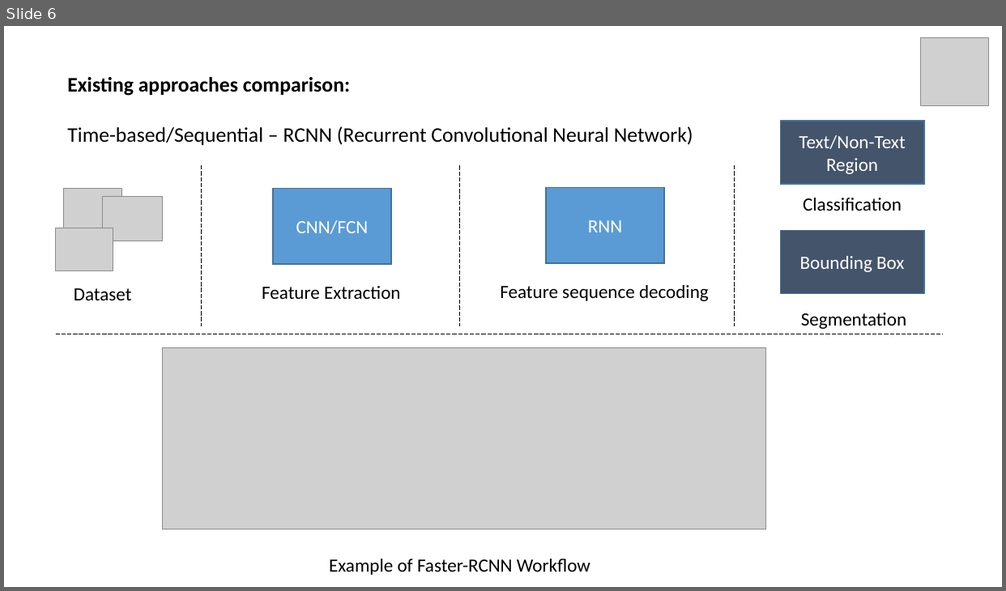
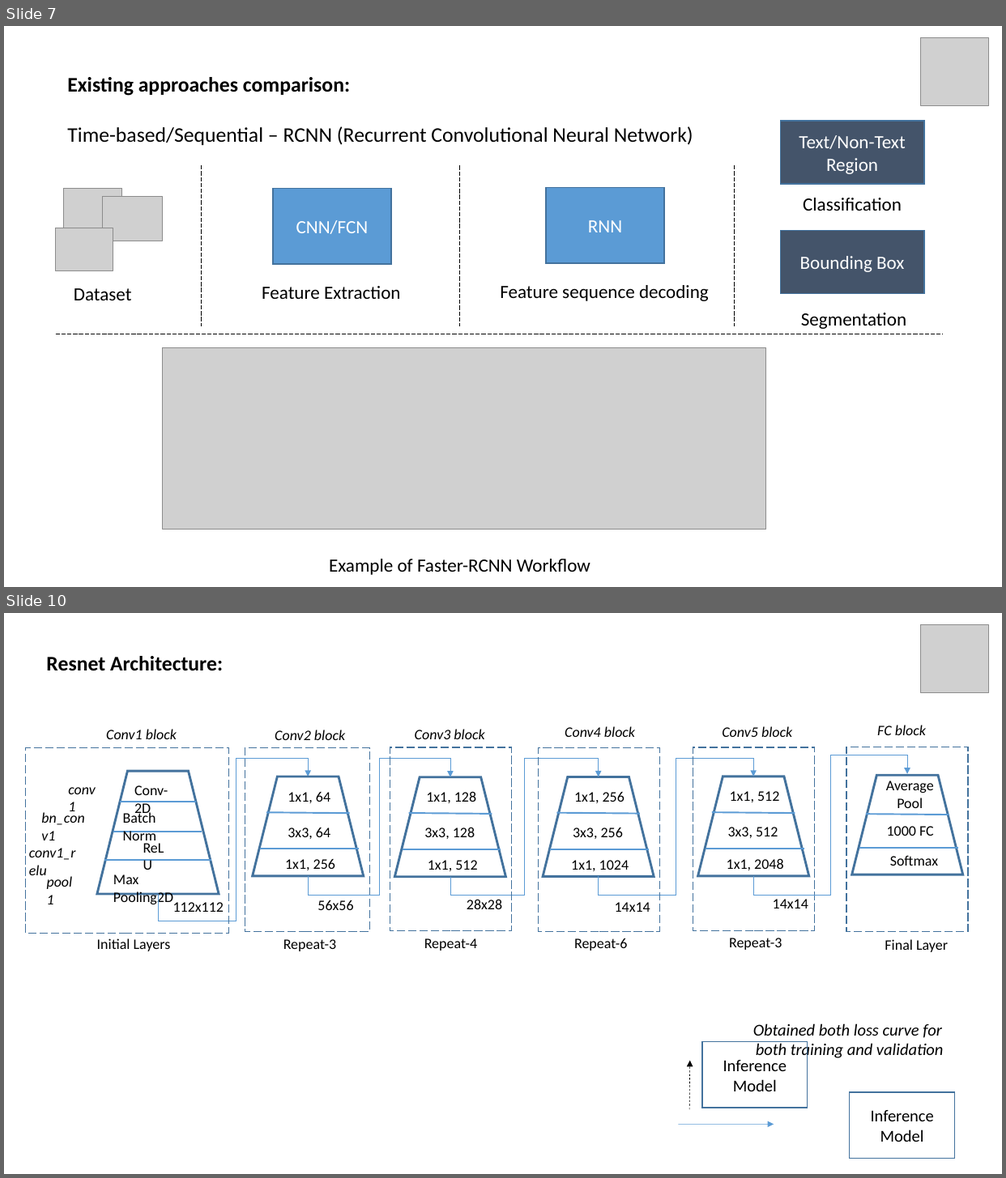
Before and after one commit to GustovalleyTechnovations/Text-Segmentation, a slide deck: Documents/Study/Project_Presentation.pptx. Shown one above the other, each under a label of ours: slide 6 before the commit, slides 7 and 10 after it; the slides between them are not shown. The pictures are 1006x591 and 1006x1178 pixels, drawn with LibreOffice and Linux fonts; fonts in the diff are those of the drawing; grey boxes stand for pictures. Boxes give left, top, right and bottom in pixels: in the first picture for what was removed or moved away, otherwise in the second. Text is boxed around its words. In the diff, an @@ line names an element or a change of style, - is before the commit and + after.

Commit message:
Project ppt and Ref images has been updated.

```diff
--- a/Documents/Study/Project_Presentation.pptx
+++ b/Documents/Study/Project_Presentation.pptx
@@ slide 10 added at <box>4,613,1002,1174</box>, background #FFFFFF @@
@@ picture added at <box>921,624,989,692</box> @@
@@ text added at <box>46,656,223,671</box>, 20 pt, text #000000, bold @@
+Resnet Architecture:
@@ group added at <box>25,725,967,952</box>: 40 texts, 13 lines, 6 rectangles, 6 trapezoids, 5 elbow arrows @@
+Conv-2D
+Batch Norm
+ReLU
+Max Pooling2D
+conv1
+bn_conv1
+conv1_relu
+pool1
+Repeat-3
+1x1, 64
+1x1, 256
+3x3, 64
+1x1, 128
+1x1, 512
+3x3, 128
+1x1, 256
+1x1, 1024
+3x3, 256
+1x1, 512
+1x1, 2048
+3x3, 512
+56x56
+Repeat-4
+28x28
+14x14
+Repeat-6
+Repeat-3
+14x14
+Conv2 block
+Conv3 block
+Conv4 block
+Conv5 block
+FC block
+Conv1 block
+112x112
+Average Pool
+Softmax
+1000 FC
+Final Layer
+Initial Layers
@@ text added at <box>753,1024,944,1060</box>, 16 pt, text #000000, italic @@
+Obtained both loss curve for
+both training and validation
@@ rectangle added at <box>702,1042,808,1108</box>, outline #43739E 1 pt, 16 pt, text #000000 @@
+Inference Model
@@ arrow added from (690, 1110) to (690, 1061), #000000 0.5 pt dashed @@
@@ rectangle added at <box>850,1093,955,1159</box>, outline #43739E 1 pt, 16 pt, text #000000 @@
+Inference Model
@@ arrow added from (679, 1124) to (774, 1124), #5B9BD5 0.5 pt @@
@@ what was slide 6 is now slide 7 @@
```
Also in this commit, not shown: 5 slides changed, 9 other slides added, 9 other files.
